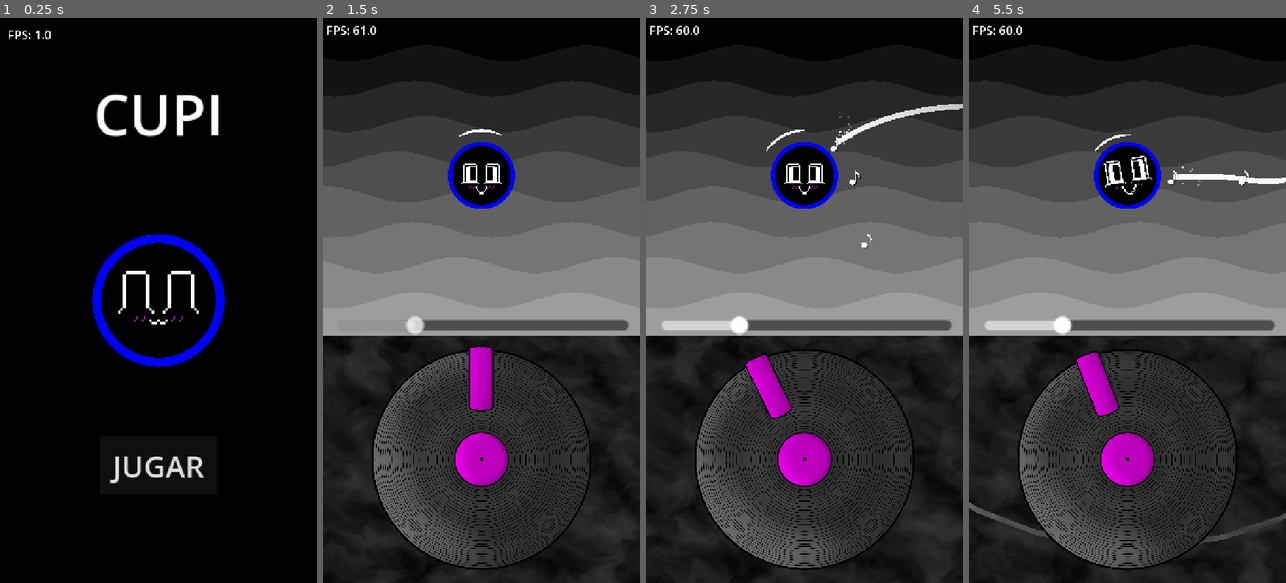
Above: before the commit, frames 1-4 (left to right).
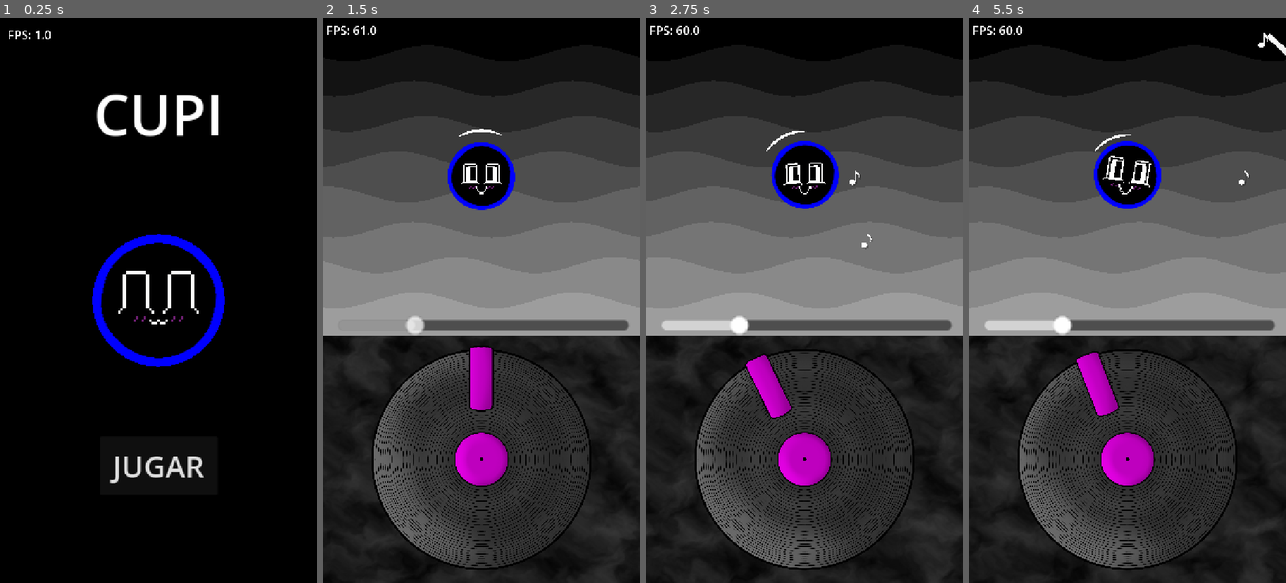
Above: after the commit, the same moments.

Repository: jerecraft-YT/cupi
Game: Godot game, scene res://scenes/StartLoad.tscn
The game is run twice, just before and just after one commit, with the same random seed, the same clock (stepped at 60 frames per second) and the same inputs. The engine's default icon, where the game draws it, is replaced by a stand-in: a white triangle on a blue panel in a dark square. Sound files missing from this copy of the repository are replaced by a short silence.
Inputs (mouse positions are in pixels of both pictures, inside the frame that each line leads up to):
- Up to frame 1 (0.25 s): no input
- Up to frame 2 (1.5 s): click "JUGAR" at 0.5 s; move the mouse to (481, 91) at 1.27 s; click (481, 91) at 1.42 s
- Up to frame 3 (2.75 s): move the mouse to (741, 328) at 2.02 s; click (741, 328) at 2.17 s
- Up to frame 4 (5.5 s): move the mouse to (1159, 176) at 2.77 s; click (1159, 176) at 2.92 s; move the mouse to (1111, 413) at 3.52 s; click (1111, 413) at 3.67 s; move the mouse to (1222, 385) at 4.27 s; click (1222, 385) at 4.42 s; move the mouse to (1032, 215) at 5.02 s; click (1032, 215) at 5.17 s

The runs differ from the first frame. In frame 1, 0.1% of the frame differs, in the area x 31-69%, y 40-61%; in frame 2, 0.2%; in frame 3, 0.8%; in frame 4, 1.4%, in the area x 0-100%, y 2-93%.

Commit message:
Add metaball static and distortion shaders
Added new shader files for metaball static and distortion effects, along with their UID files and editor folding configs. Updated several scene and script files to reference these shaders and made minor editor state adjustments. Removed obsolete editor script doc cache and updated filesystem and project metadata to reflect new assets.

Diff:
--- a/charts/daidaidaikirai_modificado.json
+++ b/charts/daidaidaikirai_modificado.json
@@ -2,6 +2,15 @@
   "bpm": 130.0,
   "bullets": [
 	{
+	  "expresion": 0,
+	  "time": 1847.0,
+	  "angle": 45,
+	  "moveAngle": 0.0,
+	  "expresionMouth": 0.0,
+	  "expresionEyes": 0.0,
+	  "tipeMoveAngle": 10.0
+	},
+	{
 	  "expresion": 2,
 	  "time": 2193.0,
 	  "angle": 0.0,
@@ -164,15 +173,6 @@
 	  "tipeMoveAngle": 0.0
 	},
 	{
-	  "expresion": 3,
-	  "time": 5539.0,
-	  "angle": 0.0,
-	  "moveAngle": 0.0,
-	  "expresionMouth": 0.0,
-	  "expresionEyes": 0.0,
-	  "tipeMoveAngle": 0.0
-	},
-	{
 	  "expresion": 4,
 	  "time": 5885.0,
 	  "angle": 0.0,
@@ -362,15 +362,6 @@
 	  "tipeMoveAngle": 0.0
 	},
 	{
-	  "expresion": 6,
-	  "time": 9231.0,
-	  "angle": 0.0,
-	  "moveAngle": 0.0,
-	  "expresionMouth": 0.0,
-	  "expresionEyes": 0.0,
-	  "tipeMoveAngle": 0.0
-	},
-	{
 	  "expresion": 3,
 	  "time": 9577.0,
 	  "angle": 0.0,
@@ -839,15 +830,6 @@
 	  "tipeMoveAngle": 0.0
 	},
 	{
-	  "expresion": 5,
-	  "time": 17510.0,
-	  "angle": 0.0,
-	  "moveAngle": 0.0,
-	  "expresionMouth": 0.0,
-	  "expresionEyes": 0.0,
-	  "tipeMoveAngle": 0.0
-	},
-	{
 	  "expresion": 6,
 	  "time": 17907.0,
 	  "angle": 0.0,
@@ -875,15 +857,6 @@
 	  "tipeMoveAngle": 0.0
 	},
 	{
-	  "expresion": 6,
-	  "time": 18470.0,
-	  "angle": 0.0,
-	  "moveAngle": 0.0,
-	  "expresionMouth": 0.0,
-	  "expresionEyes": 0.0,
-	  "tipeMoveAngle": 0.0
-	},
-	{
 	  "expresion": 2,
 	  "time": 18834.0,
 	  "angle": 0.0,
@@ -1154,15 +1127,6 @@
 	  "tipeMoveAngle": 0.0
 	},
 	{
-	  "expresion": 3,
-	  "time": 23073.0,
-	  "angle": 0.0,
-	  "moveAngle": 0.0,
-	  "expresionMouth": 0.0,
-	  "expresionEyes": 0.0,
-	  "tipeMoveAngle": 0.0
-	},
-	{
 	  "expresion": 6,
 	  "time": 24199.0,
 	  "angle": 0.0,
@@ -1352,15 +1316,6 @@
 	  "tipeMoveAngle": 0.0
 	},
 	{
-	  "expresion": 6,
-	  "time": 27444.0,
-	  "angle": 0.0,
-	  "moveAngle": 0.0,
-	  "expresionMouth": 0.0,
-	  "expresionEyes": 0.0,
-	  "tipeMoveAngle": 0.0
-	},
-	{
 	  "expresion": 1,
 	  "time": 27907.0,
 	  "angle": 0.0,
@@ -1487,15 +1442,6 @@
 	  "tipeMoveAngle": 0.0
 	},
 	{
-	  "expresion": 3,
-	  "time": 30457.0,
-	  "angle": 0.0,
-	  "moveAngle": 0.0,
-	  "expresionMouth": 0.0,
-	  "expresionEyes": 0.0,
-	  "tipeMoveAngle": 0.0
-	},
-	{
 	  "expresion": 1,
 	  "time": 31616.0,
 	  "angle": 0.0,
@@ -1712,15 +1658,6 @@
 	  "tipeMoveAngle": 0.0
 	},
 	{
-	  "expresion": 3,
-	  "time": 38768.0,
-	  "angle": 0.0,
-	  "moveAngle": 0.0,
-	  "expresionMouth": 0.0,
-	  "expresionEyes": 0.0,
-	  "tipeMoveAngle": 0.0
-	},
-	{
 	  "expresion": 1,
 	  "time": 39364.0,
 	  "angle": 0.0,
@@ -1847,15 +1784,6 @@
 	  "tipeMoveAngle": 0.0
 	},
 	{
-	  "expresion": 2,
-	  "time": 41550.0,
-	  "angle": 0.0,
-	  "moveAngle": 0.0,
-	  "expresionMouth": 0.0,
-	  "expresionEyes": 0.0,
-	  "tipeMoveAngle": 0.0
-	},
-	{
 	  "expresion": 6,
 	  "time": 42013.0,
 	  "angle": 0.0,
@@ -2011,15 +1939,6 @@
 	{
 	  "expresion": 6,
 	  "time": 45689.0,
-	  "angle": 0.0,
-	  "moveAngle": 0.0,
-	  "expresionMouth": 0.0,
-	  "expresionEyes": 0.0,
-	  "tipeMoveAngle": 0.0
-	},
-	{
-	  "expresion": 6,
-	  "time": 46119.0,
 	  "angle": 0.0,
 	  "moveAngle": 0.0,
 	  "expresionMouth": 0.0,
@@ -4712,25 +4631,113 @@
   "spiral": [
 	{
 	  "expresion": 0,
-	  "time": 1847.0,
-	  "duration": 2000,
-	  "startAngle": 100,
-	  "finalAngle": 0,
-	  "moveAngle": 0.0,
-	  "expresionMouth": 0.0,
-	  "expresionEyes": 0.0,
-	  "tipeMoveAngle": 10.0
-	},
-	{
-	  "expresion": 0,
-	  "time": 5000.0,
-	  "duration": 2000,
+	  "time": 5539.0,
+	  "duration": 100,
+	  "startAngle": 45,
+	  "finalAngle": -45,
+	  "moveAngle": 0.0,
+	  "expresionMouth": 0.0,
+	  "expresionEyes": 0.0,
+	  "tipeMoveAngle": 0.0
+	},
+	{
+	  "expresion": 0,
+	  "time": 9231.0,
+	  "duration": 100,
+	  "startAngle": 0,
+	  "finalAngle": 45,
+	  "moveAngle": 0.0,
+	  "expresionMouth": 0.0,
+	  "expresionEyes": 0.0,
+	  "tipeMoveAngle": 0.0
+	},
+	{
+	  "expresion": 0,
+	  "time": 17510.0,
+	  "duration": 100,
+	  "startAngle": 180,
+	  "finalAngle": 270,
+	  "moveAngle": 0.0,
+	  "expresionMouth": 0.0,
+	  "expresionEyes": 0.0,
+	  "tipeMoveAngle": 0.0
+	},
+	{
+	  "expresion": 0,
+	  "time": 18470.0,
+	  "duration": 100,
+	  "startAngle": 45,
+	  "finalAngle": 180,
+	  "moveAngle": 0.0,
+	  "expresionMouth": 0.0,
+	  "expresionEyes": 0.0,
+	  "tipeMoveAngle": 0.0
+	},
+	{
+	  "expresion": 0,
+	  "time": 23073.0,
+	  "duration": 250,
+	  "startAngle": 0,
+	  "finalAngle": 180,
+	  "moveAngle": 0.0,
+	  "expresionMouth": 0.0,
+	  "expresionEyes": 0.0,
+	  "tipeMoveAngle": 1.0
+	},
+	{
+	  "expresion": 0,
+	  "time": 27444.0,
+	  "duration": 100,
+	  "startAngle": 180,
+	  "finalAngle": 90,
+	  "moveAngle": 0.0,
+	  "expresionMouth": 0.0,
+	  "expresionEyes": 0.0,
+	  "tipeMoveAngle": 1.0
+	},
+	{
+	  "expresion": 0,
+	  "time": 30457.0,
+	  "duration": 700,
 	  "startAngle": 0,
 	  "finalAngle": 360,
 	  "moveAngle": 0.0,
 	  "expresionMouth": 0.0,
 	  "expresionEyes": 0.0,
-	  "tipeMoveAngle": 15.0
+	  "tipeMoveAngle": 14.0
+	},
+	{
+	  "expresion": 0,
+	  "time": 38768.0,
+	  "duration": 100,
+	  "startAngle": 180,
+	  "finalAngle": 270,
+	  "moveAngle": 0.0,
+	  "expresionMouth": 0.0,
+	  "expresionEyes": 0.0,
+	  "tipeMoveAngle": 0.0
+	},
+	{
+	  "expresion": 0,
+	  "time": 41550.0,
+	  "duration": 100,
+	  "startAngle": 0,
+	  "finalAngle": 90,
+	  "moveAngle": 0.0,
+	  "expresionMouth": 0.0,
+	  "expresionEyes": 0.0,
+	  "tipeMoveAngle": 0.0
+	},
+	{
+	  "expresion": 0,
+	  "time": 46119.0,
+	  "duration": 100,
+	  "startAngle": 135,
+	  "finalAngle": 200,
+	  "moveAngle": 0.0,
+	  "expresionMouth": 0.0,
+	  "expresionEyes": 0.0,
+	  "tipeMoveAngle": 0.0
 	}
   ]
 }
--- a/metaball/polygon_2d.gd
+++ b/metaball/polygon_2d.gd
@@ -4,6 +4,7 @@
 @export var metaball:Node2D
 @export var spectro:Node2D
 @export var line:Line2D
+@export var distorsion:Line2D
 
 # Configuración básica
 @export var NUMERO_PUNTOS := 48
@@ -38,8 +39,10 @@
 func _crear_linea():
 	"""Inicializa la línea con puntos vacíos"""
 	line.clear_points()
+	distorsion.clear_points()
 	for i in NUMERO_PUNTOS:
 		line.add_point(Vector2.ZERO)
+		distorsion.add_point(Vector2.ZERO)
 
 func _actualizar_cache_picos():
 	"""Precalcula los ángulos en radianes para evitar conversiones en tiempo real"""
@@ -52,6 +55,7 @@
 	var puntos_poligono = poligono.polygon
 	for i in NUMERO_PUNTOS:
 		line.set_point_position(i, puntos_poligono[i])
+		distorsion.set_point_position(i,puntos_poligono[i])
 
 func _animar_circulo():
 	"""Genera la forma del polígono basado en los picos definidos - OPTIMIZADO"""
--- a/prefabs/cupi.tscn
+++ b/prefabs/cupi.tscn
@@ -1,7 +1,7 @@
 [gd_scene load_steps=7 format=3 uid="uid://d0kmnpjiacab"]
 
 [ext_resource type="Script" uid="uid://bp713wa275s4p" path="res://scripts/player/cupi.gd" id="1_d23ml"]
-[ext_resource type="AudioStream" uid="uid://bhydjv1fxr53t" path="res://music/StandartMusic/daidaidaikirai.ogg" id="2_x2j8a"]
+[ext_resource type="AudioStream" uid="uid://bejvmsgghpqlt" path="res://Niveles/ダイダイダイダイダイキライ - 初音ミク VS 重音テト  (Daidaidaidaidaikirai - HatsuneMiku VS KasaneTeto)/StandartMusic/daidaidaikirai.ogg" id="2_bnee4"]
 [ext_resource type="PackedScene" uid="uid://c515s8eiyg4px" path="res://prefabs/cupi_container.tscn" id="3_bnee4"]
 [ext_resource type="AudioStream" uid="uid://cdannsch5vxx4" path="res://sfx/beatBar0.ogg" id="5_lqyft"]
 [ext_resource type="AudioStream" uid="uid://bg6tq4trreu05" path="res://sfx/beatBar1.ogg" id="6_66pfm"]
@@ -20,7 +20,7 @@
 barBeat1Player = NodePath("beat1")
 
 [node name="LevelMusic" type="AudioStreamPlayer" parent="."]
-stream = ExtResource("2_x2j8a")
+stream = ExtResource("2_bnee4")
 
 [node name="cupiContainer" parent="." instance=ExtResource("3_bnee4")]
 
--- /dev/null
+++ b/prefabs/distorsion.gdshader
@@ -0,0 +1,12 @@
+shader_type canvas_item;
+uniform sampler2D existing_screen_texture: hint_screen_texture, filter_linear_mipmap;
+uniform float frequency = 60;
+uniform float amplitude = 0.002;
+
+void fragment() {
+	vec2 new_uv = SCREEN_UV;
+	new_uv.x += sin(new_uv.y * frequency + TIME*5.0) * amplitude;
+
+	vec3 new_colors = textureLod(existing_screen_texture, new_uv, 0.0).rgb;
+	COLOR.rgb = new_colors;
+}
--- a/prefabs/gameplay.tscn
+++ b/prefabs/gameplay.tscn
@@ -1,10 +1,11 @@
-[gd_scene load_steps=6 format=3 uid="uid://bv1q1ckfcnds8"]
+[gd_scene load_steps=7 format=3 uid="uid://bv1q1ckfcnds8"]
 
 [ext_resource type="PackedScene" uid="uid://7yvx75kpug2u" path="res://prefabs/metaball_static.tscn" id="1_7dn3w"]
 [ext_resource type="Script" uid="uid://n2c72dch62rh" path="res://scripts/bullets/BulletSpawner.gd" id="2_v5r4t"]
 [ext_resource type="PackedScene" uid="uid://d0kmnpjiacab" path="res://prefabs/cupi.tscn" id="3_7dn3w"]
 [ext_resource type="PackedScene" uid="uid://bvjuwoyoq48kd" path="res://prefabs/bullet.tscn" id="3_v5r4t"]
 [ext_resource type="PackedScene" uid="uid://cjvixm8nwnbvl" path="res://prefabs/SpiralBullet.tscn" id="4_7dn3w"]
+[ext_resource type="AudioStream" uid="uid://bejvmsgghpqlt" path="res://Niveles/ダイダイダイダイダイキライ - 初音ミク VS 重音テト  (Daidaidaidaidaikirai - HatsuneMiku VS KasaneTeto)/StandartMusic/daidaidaikirai.ogg" id="6_5vd6e"]
 
 [node name="Gameplay" type="Node2D"]
 
@@ -31,5 +32,8 @@
 [node name="Cupi" parent="." groups=["cupi"] instance=ExtResource("3_7dn3w")]
 scale = Vector2(3, 3)
 
+[node name="LevelMusic" parent="Cupi" index="0"]
+stream = ExtResource("6_5vd6e")
+
 [editable path="Cupi"]
 [editable path="Cupi/cupiContainer"]
--- a/prefabs/metaball.tscn
+++ b/prefabs/metaball.tscn
@@ -1,27 +1,32 @@
 [gd_scene load_steps=5 format=3 uid="uid://cmwdw8kgbef6b"]
 
 [ext_resource type="Script" uid="uid://rujdkhv2ul8t" path="res://metaball/polygon_2d.gd" id="1_5scw5"]
-[ext_resource type="Shader" uid="uid://cpprek5uit62d" path="res://metaball/metaball.gdshader" id="1_6xfou"]
 [ext_resource type="Script" uid="uid://de21rbsaslsxw" path="res://metaball/show_spectrum.gd" id="1_jhxxm"]
+[ext_resource type="Shader" uid="uid://ckpngky0h0tqs" path="res://prefabs/distorsion.gdshader" id="4_ut3li"]
 
-[sub_resource type="ShaderMaterial" id="ShaderMaterial_jhxxm"]
-shader = ExtResource("1_6xfou")
-shader_parameter/outline_thickness = 8.0
-shader_parameter/anti_alias_amount = 1.0
-shader_parameter/outline_color = Color(0, 0, 0, 1)
+[sub_resource type="ShaderMaterial" id="ShaderMaterial_2m0ka"]
+shader = ExtResource("4_ut3li")
+shader_parameter/frequency = 60.0
+shader_parameter/amplitude = 0.002
 
 [node name="metaball" type="Node2D" groups=["spectro"]]
 script = ExtResource("1_jhxxm")
 
-[node name="ball" type="Polygon2D" parent="." node_paths=PackedStringArray("poligono", "metaball", "spectro", "line")]
-material = SubResource("ShaderMaterial_jhxxm")
+[node name="ball" type="Polygon2D" parent="." node_paths=PackedStringArray("poligono", "metaball", "spectro", "line", "distorsion")]
 color = Color(0, 0, 0, 1)
 script = ExtResource("1_5scw5")
 poligono = NodePath(".")
 metaball = NodePath("..")
 spectro = NodePath("..")
 line = NodePath("Line2D")
+distorsion = NodePath("distorsion")
 
 [node name="Line2D" type="Line2D" parent="ball"]
 closed = true
 default_color = Color(0, 0, 1, 1)
+
+[node name="distorsion" type="Line2D" parent="ball"]
+material = SubResource("ShaderMaterial_2m0ka")
+scale = Vector2(0.75, 0.75)
+closed = true
+width = 45.0
--- /dev/null
+++ b/prefabs/metaball_static.gdshader
@@ -0,0 +1,18 @@
+shader_type canvas_item;
+uniform float interval = 0.5; // the displacement will happen every [interval] seconds
+uniform float timeDelay = 0.0; // use it if you don't want all the sprites to move at the same time
+uniform float intensityX = 20.0; // X axis force of movement
+uniform float intensityY = 20.0; // Y axis force of movement
+uniform float seed = 42.0; // seed to randomize movement
+
+void vertex() {
+	float chunk = floor((TIME + timeDelay) / interval);
+	float seedNum = VERTEX.x + VERTEX.y + chunk + seed;
+	float offsetX = sin(seedNum * 12.9898) * 43758.5453;
+	float offsetY = sin(seedNum * 32.9472) * 94726.0482;
+	offsetX = fract(offsetX);
+	offsetX = offsetX * 2.0 - 1.0;
+	offsetY = fract(offsetY);
+	offsetY = offsetY * 2.0 - 1.0;
+	VERTEX += vec2(offsetX * intensityX, offsetY * intensityY);
+}
--- a/prefabs/metaball_static.tscn
+++ b/prefabs/metaball_static.tscn
@@ -1,9 +1,24 @@
-[gd_scene load_steps=5 format=3 uid="uid://7yvx75kpug2u"]
+[gd_scene load_steps=9 format=3 uid="uid://7yvx75kpug2u"]
 
 [ext_resource type="Script" uid="uid://cx6wk5yxgaalf" path="res://scenes/sprite_2d.gd" id="1_m1nff"]
 [ext_resource type="Texture2D" uid="uid://ck4sa4dap5f7s" path="res://sprites/cupi/circuloRitmo/bordeCirculo2.png" id="2_7nw1l"]
 [ext_resource type="Script" uid="uid://de21rbsaslsxw" path="res://metaball/show_spectrum.gd" id="2_ctm4h"]
 [ext_resource type="Texture2D" uid="uid://bag8lvtsxurme" path="res://sprites/cupi/circuloRitmo/bordeCirculo1.png" id="3_ctm4h"]
+[ext_resource type="Shader" uid="uid://b7ymktiynopl0" path="res://prefabs/metaball_static.gdshader" id="4_ctm4h"]
+[ext_resource type="Shader" uid="uid://ckpngky0h0tqs" path="res://prefabs/distorsion.gdshader" id="6_nvmvs"]
+
+[sub_resource type="ShaderMaterial" id="ShaderMaterial_nvmvs"]
+shader = ExtResource("4_ctm4h")
+shader_parameter/interval = 0.2
+shader_parameter/timeDelay = 0.0
+shader_parameter/intensityX = 5.0
+shader_parameter/intensityY = 5.0
+shader_parameter/seed = 42.0
+
+[sub_resource type="ShaderMaterial" id="ShaderMaterial_p3wh2"]
+shader = ExtResource("6_nvmvs")
+shader_parameter/frequency = 66.275
+shader_parameter/amplitude = 0.003
 
 [node name="metaballStatic" type="Node2D" node_paths=PackedStringArray("spectro")]
 script = ExtResource("1_m1nff")
@@ -19,5 +34,13 @@
 
 [node name="front" type="Sprite2D" parent="."]
 modulate = Color(0, 0, 1, 1)
+material = SubResource("ShaderMaterial_nvmvs")
 texture = ExtResource("3_ctm4h")
 offset = Vector2(0, -5)
+
+[node name="distorsion" type="Sprite2D" parent="."]
+modulate = Color(0, 0, 0, 1)
+material = SubResource("ShaderMaterial_p3wh2")
+scale = Vector2(0.95, 0.95)
+texture = ExtResource("2_7nw1l")
+offset = Vector2(0, -5)
--- a/project.godot
+++ b/project.godot
@@ -33,6 +33,7 @@
 window/stretch/mode="canvas_items"
 window/stretch/aspect="expand"
 window/handheld/orientation=1
+window/vsync/vsync_mode=0
 
 [global_group]
 
--- a/scenes/Pantalla_Titulo.tscn
+++ b/scenes/Pantalla_Titulo.tscn
@@ -1,6 +1,6 @@
 [gd_scene load_steps=9 format=3 uid="uid://d1fqn8rr6ofpe"]
 
-[ext_resource type="AudioStream" uid="uid://dchkym8uj4y7q" path="res://music/StandartMusic/DECO27 - マシュマロ feat. 初音ミク.ogg" id="1_w0iw6"]
+[ext_resource type="AudioStream" uid="uid://22cckucuj2lw" path="res://Niveles/DECO27 - マシュマロ feat. 初音ミク/StandartMusic/DECO27 - マシュマロ feat. 初音ミク.ogg" id="1_wjr8j"]
 [ext_resource type="PackedScene" uid="uid://7yvx75kpug2u" path="res://prefabs/metaball_static.tscn" id="2_bjdlj"]
 [ext_resource type="PackedScene" uid="uid://cmwdw8kgbef6b" path="res://prefabs/metaball.tscn" id="2_pri23"]
 [ext_resource type="PackedScene" uid="uid://c515s8eiyg4px" path="res://prefabs/cupi_container.tscn" id="3_6ajat"]
@@ -41,7 +41,7 @@
 vertical_alignment = 1
 
 [node name="AudioStreamPlayer" type="AudioStreamPlayer" parent="."]
-stream = ExtResource("1_w0iw6")
+stream = ExtResource("1_wjr8j")
 autoplay = true
 
 [node name="metaball" parent="." instance=ExtResource("2_pri23")]
@@ -96,4 +96,5 @@
 
 [connection signal="pressed" from="Button" to="Button" method="_on_pressed"]
 
+[editable path="metaballStatic"]
 [editable path="cupiContainer"]
--- a/scenes/sprite_2d.gd
+++ b/scenes/sprite_2d.gd
@@ -4,9 +4,11 @@
 @export var defaultScale:Vector2 = Vector2(1,1)
 var time:float
 @export var spectro:SpectroAnalizer
+@export var magnitudExtra:float = 1
 var patronUsar:int = 6
 # Called when the node enters the scene tree for the first time.
 func _ready() -> void:
+	magnitudExtra = magnitudExtra
 	spectrum = AudioServer.get_bus_effect_instance(0, 0)
 
 
@@ -15,7 +17,7 @@
 	time += delta
 	if time >= 0.12:
 		#var escalaObjeto:Vector2 = spectrum.get_magnitude_for_frequency_range(spectrum.MagnitudeMode.MAGNITUDE_AVERAGE,8361)
-		scale = defaultScale+Vector2(spectro.max_values[patronUsar],spectro.max_values[patronUsar])*0.001
+		scale = defaultScale+(Vector2(spectro.max_values[patronUsar],spectro.max_values[patronUsar])*0.001)*magnitudExtra
 		time = 0
 	scale = lerp(scale,defaultScale,0.2*DataGame.time_fixed)
 	#print(spectro.max_values[patronUsar])
--- a/scenes/test_zone.tscn
+++ b/scenes/test_zone.tscn
@@ -50,6 +50,9 @@
 
 [node name="Gameplay" parent="." instance=ExtResource("1_6afby")]
 position = Vector2(360, 360)
+
+[node name="metaballStatic" parent="Gameplay" index="0"]
+magnitudExtra = 0.5
 
 [node name="HUD" type="CanvasLayer" parent="."]
 
@@ -136,5 +139,6 @@
 offset = Vector2(5, -4)
 
 [editable path="Gameplay"]
+[editable path="Gameplay/metaballStatic"]
 [editable path="Gameplay/Cupi"]
 [editable path="Gameplay/Cupi/cupiContainer"]
--- a/scripts/bullets/BulletSpawner.gd
+++ b/scripts/bullets/BulletSpawner.gd
@@ -136,7 +136,7 @@
 
 			if song_time < cupi.chartData.data.spiral[reverseView]["time"]+cupi.chartData.data.spiral[reverseView]["duration"]:
 				var spiral:CupiSpiral = prefabBulletSpiral.instantiate()
-				var duracion = cupi.chartData.data.spiral[actualview_chartSpiral-1]["duration"]
+				var duracion = cupi.chartData.data.spiral[reverseView]["duration"]
 				var spiralTime = cupi.chartData.data.spiral[reverseView]["time"]
 
 				spirales.add_child(spiral)
--- a/scripts/bullets/StandartBullet.gd
+++ b/scripts/bullets/StandartBullet.gd
@@ -42,6 +42,7 @@
 	position = Vector2(spawner.position.x + cos(deg_to_rad(angle))*amp,spawner.position.y + sin(deg_to_rad(angle))*amp)
 	# De momento, eliminar la bala si se pasa de rango
 	if timeLerp <= 0 and not isSpiral:
+		print(baseStrumTime)
 		#elimina objeto y aplica los cambios que necesita
 		cupiContainer.cupiBeat()
 		#cupi.cupiMouth.frame=expresionContain
--- a/scripts/player/cupi.gd
+++ b/scripts/player/cupi.gd
@@ -18,6 +18,8 @@
 @onready var slider = get_tree().get_first_node_in_group("slider")
 @onready var controladorGeneral = get_tree().get_first_node_in_group("controlador")
 @onready var bg3d:MeshInstance3D = get_tree().get_first_node_in_group("Bg3D")
+@export var musicaNormalDir:String = "res://Niveles/ダイダイダイダイダイキライ - 初音ミク VS 重音テト  (Daidaidaidaidaikirai - HatsuneMiku VS KasaneTeto)/StandartMusic/daidaidaikirai.ogg"
+@export var musicaReverseDir:String = "res://Niveles/ダイダイダイダイダイキライ - 初音ミク VS 重音テト  (Daidaidaidaidaikirai - HatsuneMiku VS KasaneTeto)/ReverseMusic/daidaidaikiraiReverse.ogg"
 #variables del shield
 @export var amp:float = 35
 var actual_angle:float
@@ -83,8 +85,8 @@
 	beatStartTime = TimeScene # Tiempo de marca actual
 
 func loadSong():
-	normalMusic = load("res://music/StandartMusic/daidaidaikirai.ogg")
-	reverseMusic = load("res://music/ReverseMusic/daidaidaikiraiReverse.ogg")
+	normalMusic = load(musicaNormalDir)
+	reverseMusic = load(musicaReverseDir)
 
 func get_song_time() -> float:
 	return TimeScene - beatStartTime
Not shown, added: estructura json chartt.txt
Not shown, added: prefabs/distorsion.gdshader.uid
Not shown, added: prefabs/metaball_static.gdshader.uid
